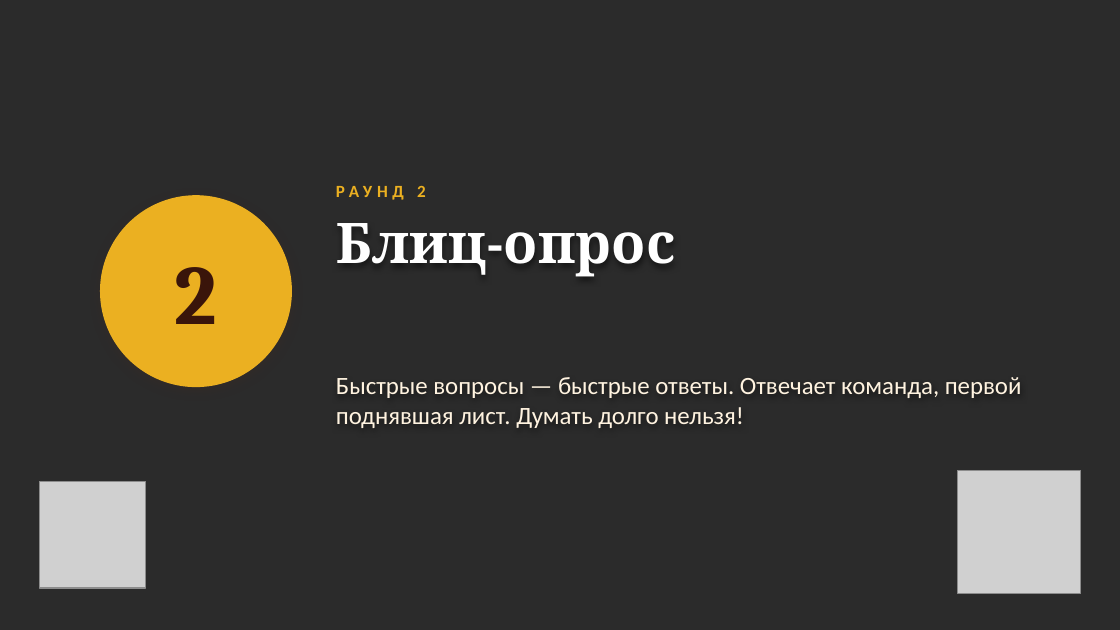
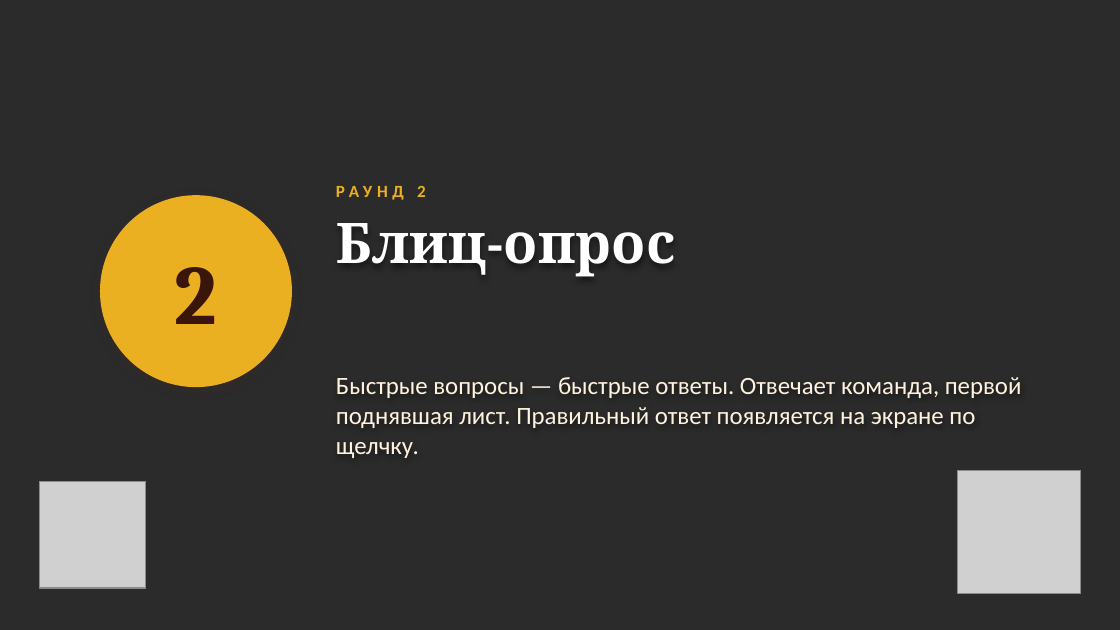
Before and after one commit to sl-himmelreich/heinrich-mario, a slide deck: slide 18 of День_воспитателя_конкурс.pptx. Drawn at 1120x630 pixels with LibreOffice and Linux fonts; fonts in the diff are those of the drawing; grey boxes stand for pictures; background and template pictures are left out; a plain dark background stands for a picture behind light text. Boxes give left, top, right and bottom in pixels: in the first picture for what was removed or moved away, otherwise in the second. Text is boxed around its words. In the diff, an @@ line names an element or a change of style, - is before the commit and + after.

```diff
--- a/День_воспитателя_конкурс.pptx
+++ b/День_воспитателя_конкурс.pptx
@@ text at box(336, 377, 1022, 458): text changed @@
-Быстрые вопросы — быстрые ответы. Отвечает команда, первой поднявшая лист. Думать долго нельзя!
+Быстрые вопросы — быстрые ответы. Отвечает команда, первой поднявшая лист. Правильный ответ появляется на экране по щелчку.
```
Also in this commit, not shown: 14 other slides changed, 2 slides added, 4 slides removed, 1 other file.
